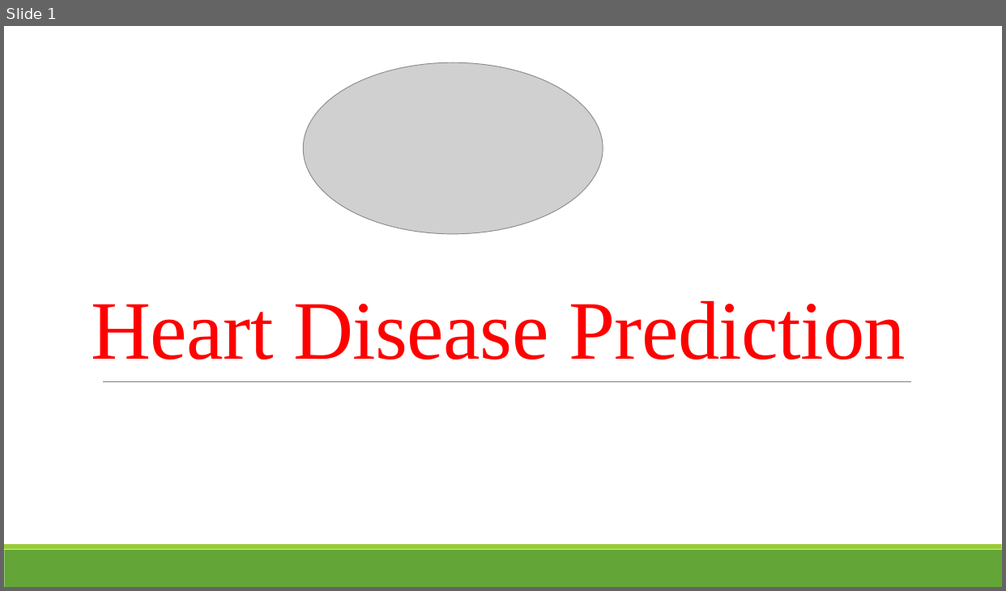
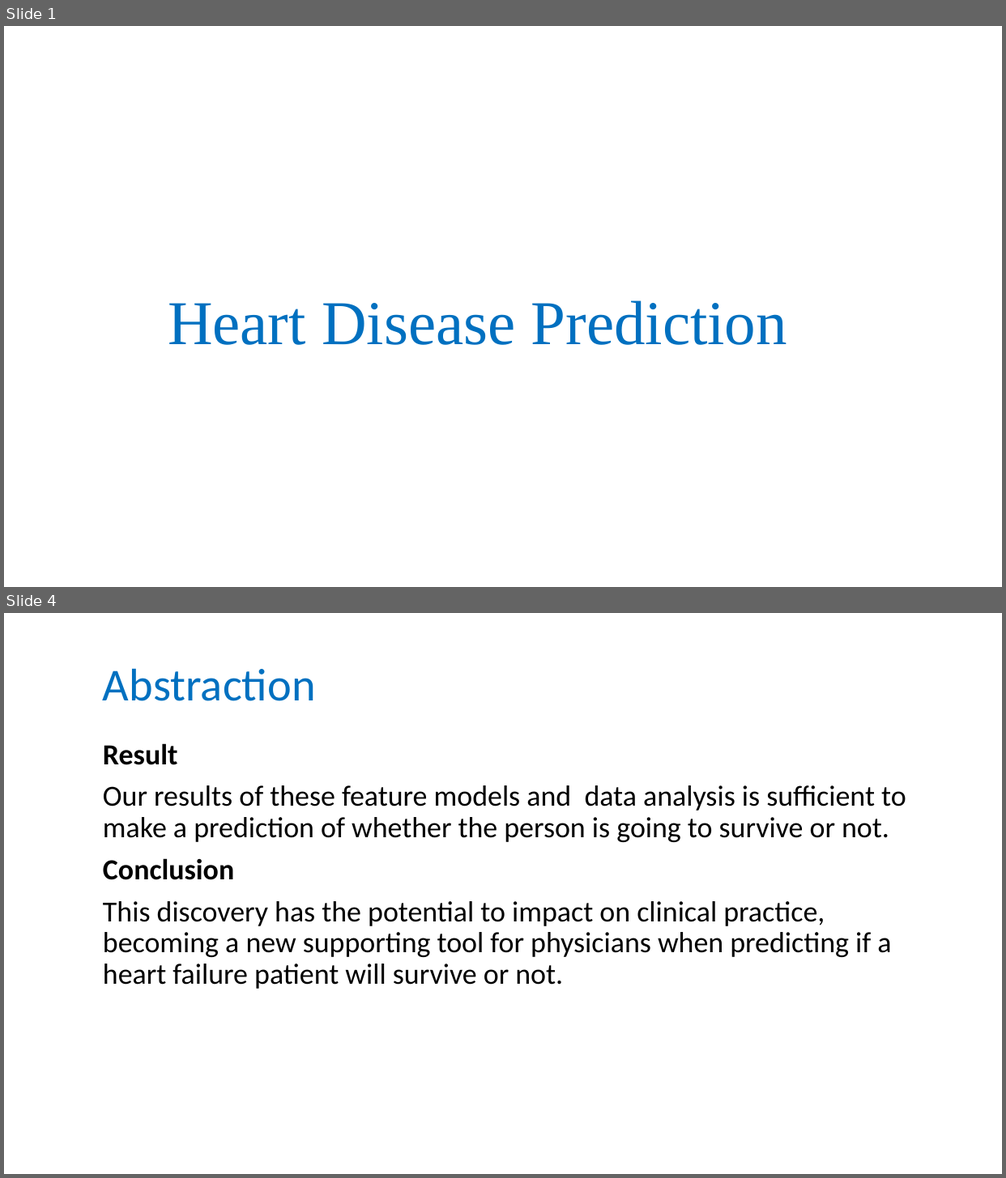
Before and after one commit to Mano181/Heart_Disease_Prediction, a slide deck: Heart Disease Prediction.pptx. Shown one above the other, each under a label of ours: slide 1 before the commit, slides 1 and 4 after it; the slides between them are not shown. The pictures are 1006x591 and 1006x1178 pixels, drawn with LibreOffice and Linux fonts; fonts in the diff are those of the drawing; grey boxes stand for pictures. Boxes give left, top, right and bottom in pixels: in the first picture for what was removed or moved away, otherwise in the second. Text is boxed around its words. In the diff, an @@ line names an element or a change of style, - is before the commit and + after.

```diff
--- a/Heart Disease Prediction.pptx
+++ b/Heart Disease Prediction.pptx
@@ slide 4 added at box(4, 613, 1002, 1174), background #FFFFFF @@
@@ text added at box(103, 668, 316, 701), 44 pt, text #0070C0 @@
+Abstraction
@@ text added at box(103, 743, 906, 989), 28 pt, text #000000 @@
+Result
+Our results of these feature models and data analysis is sufficient to make a prediction of whether the person is going to survive or not.
+Conclusion
+This discovery has the potential to impact on clinical practice, becoming a new supporting tool for physicians when predicting if a heart failure patient will survive or not.
@@ slide 1 changed as well @@
@@ picture removed at box(304, 62, 603, 234) @@
@@ title "Heart Disease Prediction": place and size @@
-title "Heart Disease Prediction" at box(91, 301, 906, 360)
+title "Heart Disease Prediction" at box(168, 301, 787, 345)
@@ title "Heart Disease Prediction" at box(168, 301, 787, 345): size 80 to 60 pt, text colour #FF0000 to #0070C0, letter spacing -0.5 to 0 pt; alignment left to centre; line spacing 0.85 to 0.9 @@
@@ line removed from (103, 382) to (911, 382) @@
@@ rectangle removed at box(4, 550, 1002, 587) @@
@@ rectangle removed at box(4, 544, 1002, 550) @@
```
Also in this commit, not shown: 2 other slides changed, 2 other slides added, 2 slides removed.
